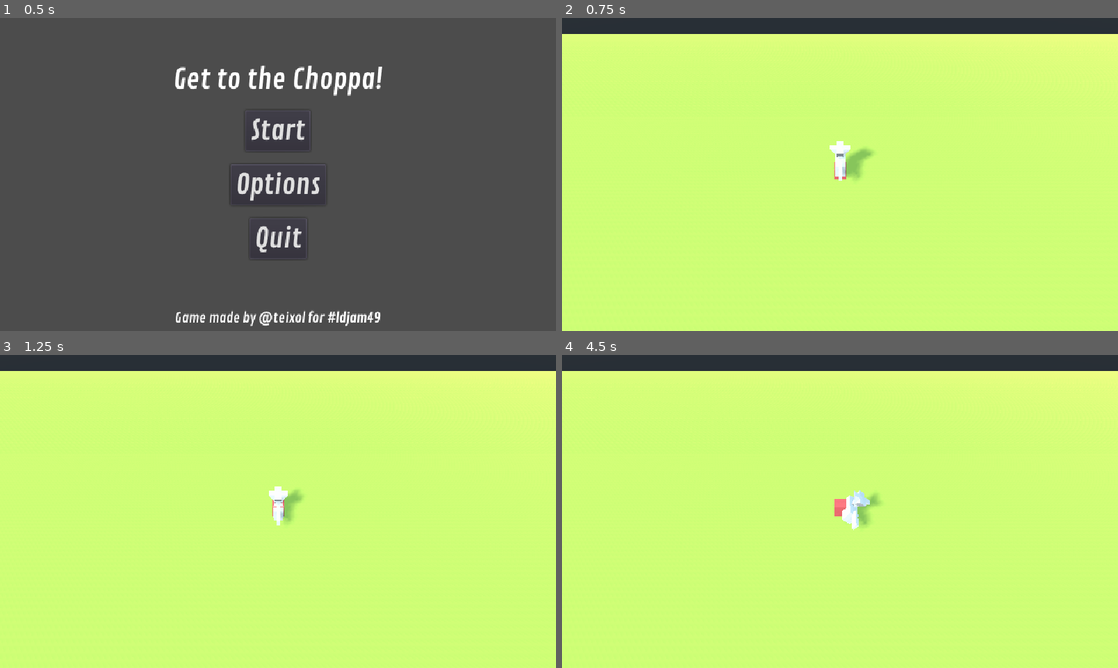
Above: before the commit, frames 1-4 (two rows, left to right).
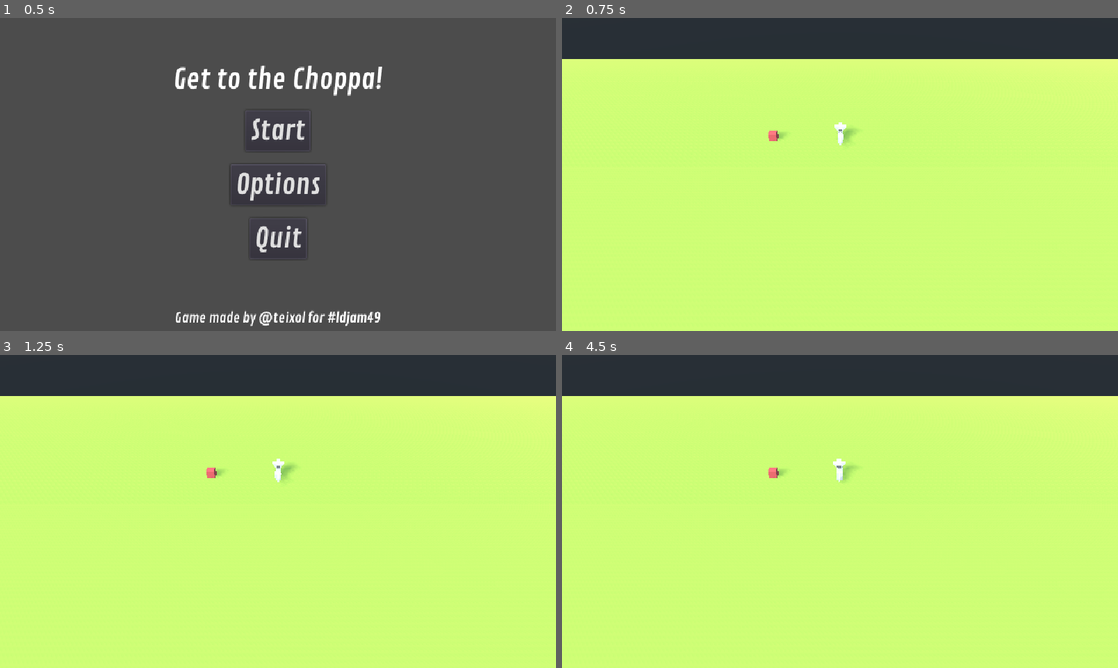
Above: after the commit, the same moments.

Repository: guilhermehto/chopper-rescue
Game: Godot game, scene res://interface/MainMenu.tscn
Two runs of this game, one before a commit and one after it. Both use one fixed random seed, a clock stepped at 60 frames per second and the inputs below.
Inputs:
- Up to frame 1 (0.5 s): no input
- Up to frame 2 (0.75 s): click "Start" at 0.5 s
- Up to frame 3 (1.25 s): no input
- Up to frame 4 (4.5 s): tap Enter at 1.25, 2.75 s; hold Right (cyclic_right) 1.28-2.03 s; tap Space at 2 s; hold S (collective_down) 2.03-2.78 s; hold Right (cyclic_right) 2.78-3.53 s; hold W (collective_up) 3.53-4.28 s; hold Left (cyclic_left) from 4.28 s (still down)

Frame 1 is identical in both runs. In frame 2, 8.8% of the frame differs, in the area x 0-100%, y 5-52%; in frame 3, 8.7%; in frame 4, 8.9%, in the area x 0-100%, y 5-56%.

Commit message:
Physics helicopter controller

Diff:
--- a/entities/chopper/Chopper.gd
+++ b/entities/chopper/Chopper.gd
@@ -7,10 +7,10 @@
 const GRAVITY: float = 20.0
 # might need some rotational constraints
 
-export var engine_force: float = 1
+export var engine_force: float = 100
 
 var collective: float = 0 setget _set_collective
-
+var momentum = Vector3()
 
 func _physics_process(delta: float) -> void:
 	self.collective = collective + (float(Input.is_action_pressed("collective_up")) - float(Input.is_action_pressed("collective_down"))) * COLLECTIVE_SPEED * delta
@@ -38,9 +38,18 @@
 	var forward_vector = Vector3(0, 0, rotation_degrees.x / 90 * 0.2).rotated(Vector3.UP, rotation.y)
 	var sideways_vector = -Vector3(rotation_degrees.z / 90 * 0.2, 0, 0).rotated(Vector3.UP, rotation.z)
 
-	print(forward_vector)
+	#move_and_collide((global_transform.basis.y * collective * engine_force) + forward_vector + sideways_vector + (Vector3.DOWN * GRAVITY) * delta)
 
-	move_and_collide((global_transform.basis.y * collective * engine_force) + forward_vector + sideways_vector + (Vector3.DOWN * GRAVITY) * delta)
+	var rotated_momentum = momentum.rotated(Vector3.UP, rotation.y)
+
+	var frame_movement = move_and_slide((global_transform.basis.y * collective * engine_force) + forward_vector + sideways_vector + rotated_momentum + (Vector3.DOWN * GRAVITY), Vector3.UP)
+
+	momentum += (frame_movement / 2.5) * delta
+	momentum.y = 0
+	momentum.x = clamp(momentum.y, -10, 10)
+	momentum.z = clamp(momentum.z, -10, 10)
+	print(momentum)
+
 
 func _set_collective(value: float) -> void:
 	collective = clamp(value, 0, 1)
--- a/entities/chopper/Chopper.tscn
+++ b/entities/chopper/Chopper.tscn
@@ -1,15 +1,7 @@
-[gd_scene load_steps=6 format=2]
+[gd_scene load_steps=4 format=2]
 
 [ext_resource path="res://entities/chopper/Chopper.gd" type="Script" id=1]
-
-[sub_resource type="CubeMesh" id=1]
-size = Vector3( 1.5, 2, 4 )
-
-[sub_resource type="CubeMesh" id=2]
-size = Vector3( 0.4, 1, 3 )
-
-[sub_resource type="PrismMesh" id=3]
-size = Vector3( 3, 2, 1 )
+[ext_resource path="res://entities/chopper/ChopperMesh.tscn" type="PackedScene" id=2]
 
 [sub_resource type="BoxShape" id=4]
 extents = Vector3( 1, 1, 3 )
@@ -17,26 +9,7 @@
 [node name="Chopper" type="KinematicBody"]
 script = ExtResource( 1 )
 
-[node name="Mesh" type="Spatial" parent="."]
-
-[node name="MeshInstance" type="MeshInstance" parent="Mesh"]
-mesh = SubResource( 1 )
-material/0 = null
-
-[node name="MeshInstance2" type="MeshInstance" parent="Mesh"]
-transform = Transform( 1, 0, 0, 0, 1, 0, 0, 0, 1, 0, 1, 3 )
-mesh = SubResource( 2 )
-material/0 = null
-
-[node name="MeshInstance3" type="MeshInstance" parent="Mesh"]
-transform = Transform( -1, 8.74228e-08, 0, -8.74228e-08, -1, 0, 0, 0, 1, 0, 2, 0 )
-mesh = SubResource( 3 )
-material/0 = null
-
-[node name="MeshInstance4" type="MeshInstance" parent="Mesh"]
-transform = Transform( 4.37114e-08, -3.82137e-15, 1, -8.74228e-08, -1, 0, 1, -8.74228e-08, -4.37114e-08, 0, 2, 0 )
-mesh = SubResource( 3 )
-material/0 = null
+[node name="ChopperMesh" parent="." instance=ExtResource( 2 )]
 
 [node name="CollisionShape" type="CollisionShape" parent="."]
 transform = Transform( 1, 0, 0, 0, 1, 0, 0, 0, 1, 0, 0, 1 )
--- /dev/null
+++ b/entities/chopper/ChopperMesh.tscn
@@ -0,0 +1,31 @@
+[gd_scene load_steps=4 format=2]
+
+[sub_resource type="CubeMesh" id=1]
+size = Vector3( 1.5, 2, 4 )
+
+[sub_resource type="CubeMesh" id=2]
+size = Vector3( 0.4, 1, 3 )
+
+[sub_resource type="PrismMesh" id=3]
+size = Vector3( 3, 2, 1 )
+
+[node name="ChopperMesh" type="Spatial"]
+
+[node name="MeshInstance" type="MeshInstance" parent="."]
+mesh = SubResource( 1 )
+material/0 = null
+
+[node name="MeshInstance2" type="MeshInstance" parent="."]
+transform = Transform( 1, 0, 0, 0, 1, 0, 0, 0, 1, 0, 1, 3 )
+mesh = SubResource( 2 )
+material/0 = null
+
+[node name="MeshInstance3" type="MeshInstance" parent="."]
+transform = Transform( -1, 8.74228e-08, 0, -8.74228e-08, -1, 0, 0, 0, 1, 0, 2, 0 )
+mesh = SubResource( 3 )
+material/0 = null
+
+[node name="MeshInstance4" type="MeshInstance" parent="."]
+transform = Transform( 4.37114e-08, -3.82137e-15, 1, -8.74228e-08, -1, 0, 1, -8.74228e-08, -4.37114e-08, 0, 2, 0 )
+mesh = SubResource( 3 )
+material/0 = null
--- /dev/null
+++ b/entities/chopper/PhysicsChopper.gd
@@ -0,0 +1,34 @@
+extends RigidBody
+
+#const COLLECTIVE_SPEED: float = 0.3 # how quickly the collective goes up and down
+const COLLECTIVE_SPEED: float = 0.8 # how quickly the collective goes up and down
+
+export var engine_force: float = 6000
+export var tail_engine_force: float = 3000
+
+var collective: float = 0 setget _set_collective
+
+func _physics_process(delta: float) -> void:
+	self.collective = collective + (float(Input.is_action_pressed("collective_up")) - float(Input.is_action_pressed("collective_down"))) * COLLECTIVE_SPEED * delta
+	add_force(global_transform.basis.y * engine_force * collective, Vector3.ZERO)
+
+	var pedal_rotation = Input.get_action_strength("pedal_left") - Input.get_action_strength("pedal_right")
+	add_torque(global_transform.basis.y * tail_engine_force * pedal_rotation)
+
+	var cyclic = Vector2(
+		Input.get_action_strength("cyclic_backward") - Input.get_action_strength("cyclic_forward"),
+		Input.get_action_strength("cyclic_right") - Input.get_action_strength("cyclic_left")
+	)
+
+	add_torque(-global_transform.basis.z * tail_engine_force / 2 * cyclic.y)
+	add_torque(global_transform.basis.x * engine_force * cyclic.x)
+
+	var forward_force = Vector3.UP.dot(Vector3(0, rotation.x, 0))
+	add_force(global_transform.basis.z.rotated(global_transform.basis.x, 0) * engine_force * 2 * forward_force, Vector3.ZERO)
+
+	var side_force = -Vector3.UP.dot(Vector3(0, rotation.z, 0))
+	add_force(Vector3.RIGHT.rotated(Vector3.UP, rotation.y) * engine_force * 2 * side_force, Vector3.ZERO)
+
+
+func _set_collective(value: float) -> void:
+	collective = clamp(value, 0, 1)
--- /dev/null
+++ b/entities/chopper/PhysicsChopper.tscn
@@ -0,0 +1,21 @@
+[gd_scene load_steps=4 format=2]
+
+[ext_resource path="res://entities/chopper/ChopperMesh.tscn" type="PackedScene" id=1]
+[ext_resource path="res://entities/chopper/PhysicsChopper.gd" type="Script" id=2]
+
+[sub_resource type="BoxShape" id=1]
+extents = Vector3( 1, 1, 3 )
+
+[node name="PhysicsChopper" type="RigidBody"]
+mass = 500.0
+linear_damp = 2.0
+angular_damp = 5.0
+script = ExtResource( 2 )
+engine_force = 8000.0
+tail_engine_force = 4000.0
+
+[node name="ChopperMesh" parent="." instance=ExtResource( 1 )]
+
+[node name="CollisionShape" type="CollisionShape" parent="."]
+transform = Transform( 1, 0, 0, 0, 1, 0, 0, 0, 1, 0, 0, 1 )
+shape = SubResource( 1 )
--- a/game/Game.tscn
+++ b/game/Game.tscn
@@ -1,6 +1,6 @@
-[gd_scene load_steps=7 format=2]
+[gd_scene load_steps=8 format=2]
 
-[ext_resource path="res://entities/chopper/Chopper.tscn" type="PackedScene" id=1]
+[ext_resource path="res://entities/chopper/PhysicsChopper.tscn" type="PackedScene" id=1]
 
 [sub_resource type="PlaneMesh" id=1]
 size = Vector2( 500, 500 )
@@ -17,6 +17,8 @@
 [sub_resource type="SpatialMaterial" id=4]
 albedo_color = Color( 1, 0.419608, 0.419608, 1 )
 
+[sub_resource type="PhysicsMaterial" id=6]
+
 [node name="Game" type="Node"]
 
 [node name="Ground" type="Spatial" parent="."]
@@ -31,16 +33,17 @@
 shape = SubResource( 5 )
 
 [node name="Cube" type="MeshInstance" parent="Ground"]
-transform = Transform( 1, 0, 0, 0, 1, 0, 0, 0, 1, 0, 1, 0 )
+transform = Transform( 1, 0, 0, 0, 1, 0, 0, 0, 1, -17, 1, 0 )
 mesh = SubResource( 3 )
 material/0 = SubResource( 4 )
 
 [node name="Camera" type="Camera" parent="."]
-transform = Transform( 1, 0, 0, 0, 0.707107, 0.707107, 0, -0.707107, 0.707107, 0, 26.1006, 26.1459 )
-
-[node name="Chopper" parent="." instance=ExtResource( 1 )]
-transform = Transform( 1, 0, 0, 0, 1, 0, 0, 0, 1, 0, 6, 0 )
+transform = Transform( 1, 0, 0, 0, 0.707107, 0.707107, 0, -0.707107, 0.707107, 0, 34.1006, 47.1459 )
 
 [node name="DirectionalLight" type="DirectionalLight" parent="."]
 transform = Transform( 0.866025, 2.98023e-08, -0.5, 0.353553, 0.707107, 0.612373, 0.353553, -0.707107, 0.612372, 0, 81, 0 )
 shadow_enabled = true
+
+[node name="PhysicsChopper" parent="." instance=ExtResource( 1 )]
+physics_material_override = SubResource( 6 )
+linear_damp = 1.0
